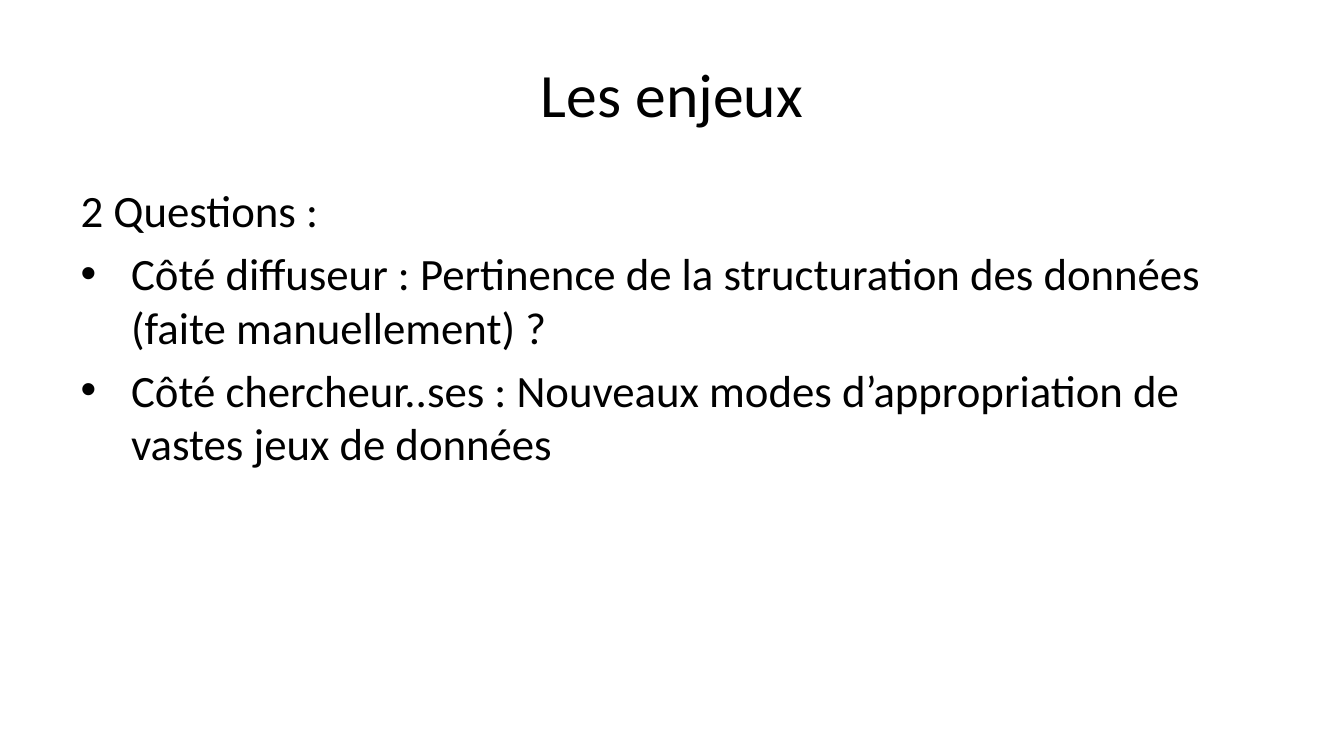
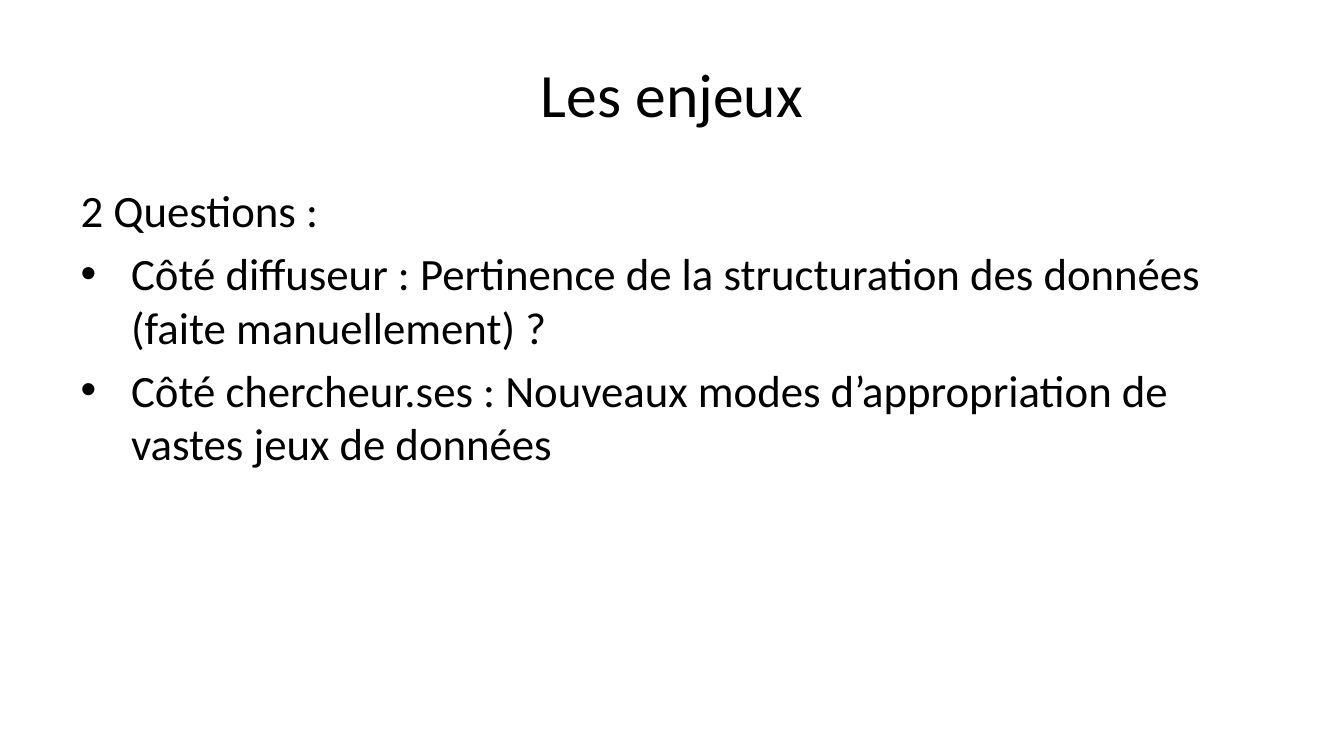
Before and after one commit to alexiaschn/blog, a slide deck: slide 6 of docs/slides/26-11-11_erudit.pptx (slide 8 before the commit). Drawn at 1344x756 pixels with LibreOffice and Linux fonts; fonts in the diff are those of the drawing. Boxes give left, top, right and bottom in pixels: in the first picture for what was removed or moved away, otherwise in the second. Text is boxed around its words. In the diff, an @@ line names an element or a change of style, - is before the commit and + after.

```diff
--- a/docs/slides/26-11-11_erudit.pptx
+++ b/docs/slides/26-11-11_erudit.pptx
@@ text at <box>131,375,1168,468</box>: text changed @@
-• Côté chercheur..ses : Nouveaux modes d’appropriation de vastes jeux de données
+• Côté chercheur.ses : Nouveaux modes d’appropriation de vastes jeux de données
```
Also in this commit, not shown: 8 other slides changed, 3 slides added, 2 slides removed, 8 other files.
